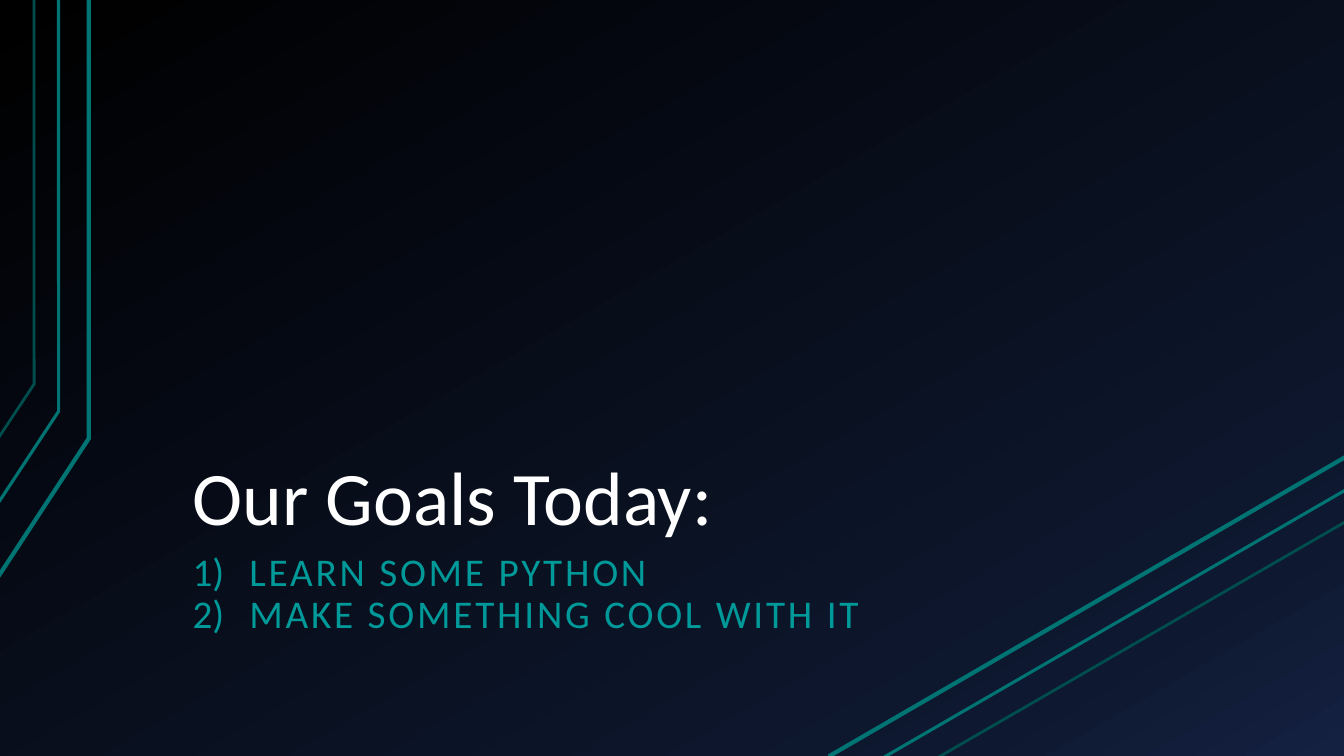
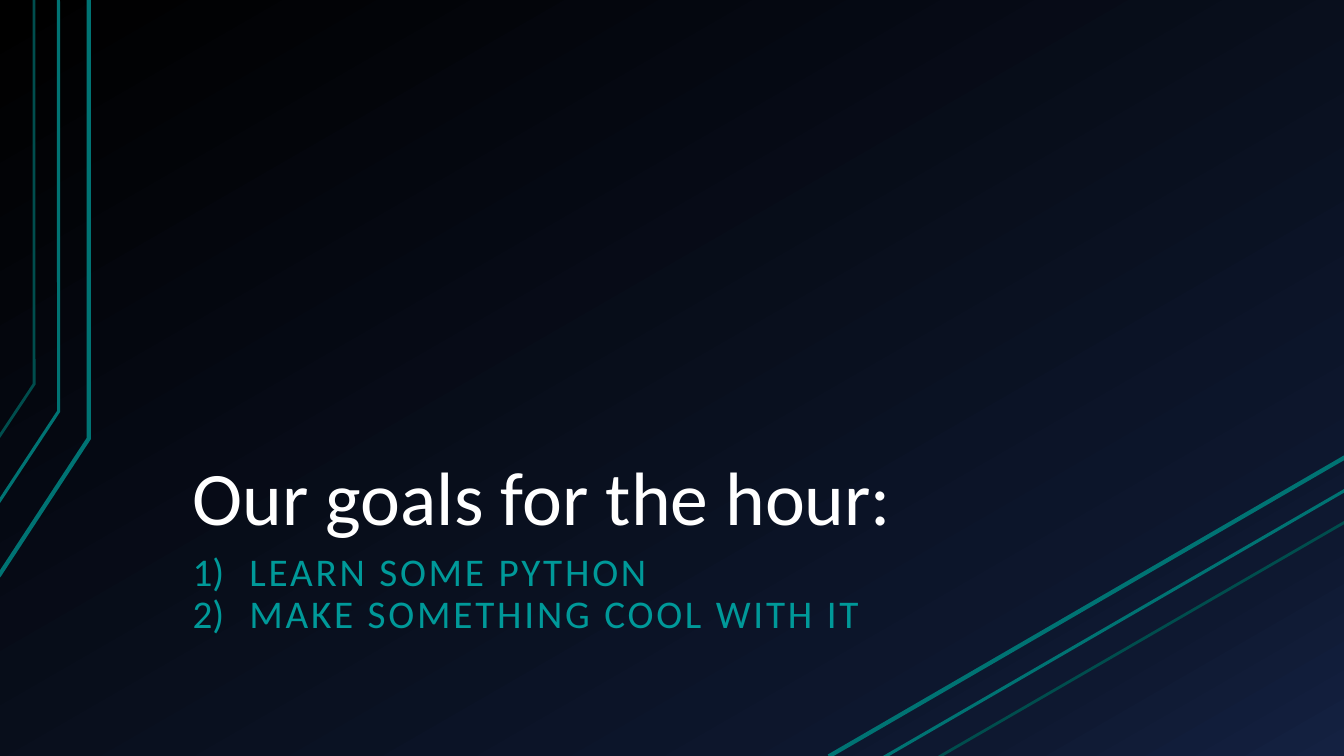
Before and after one commit to jonZlotnik/marihacks2019-python-flask, a slide deck: slide 3 of presentation/marihacks2019-presentation-withnotes.pptx (slide 2 before the commit). Drawn at 1344x756 pixels with LibreOffice and Linux fonts; fonts in the diff are those of the drawing. Boxes give left, top, right and bottom in pixels: in the first picture for what was removed or moved away, otherwise in the second. Text is boxed around its words. In the diff, an @@ line names an element or a change of style, - is before the commit and + after.

```diff
--- a/presentation/marihacks2019-presentation-withnotes.pptx
+++ b/presentation/marihacks2019-presentation-withnotes.pptx
@@ title at (193,472,891,538): text changed @@
-Our Goals Today:
+Our goals for the hour:
```
Also in this commit, not shown: 5 other slides changed, 1 slide added, 19 other files.
